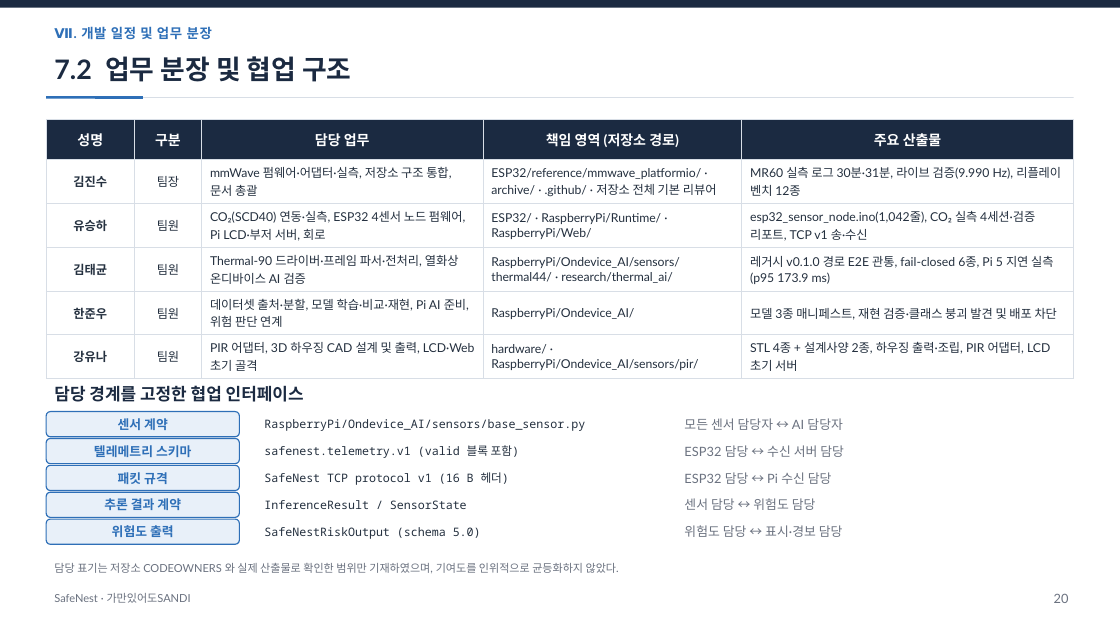
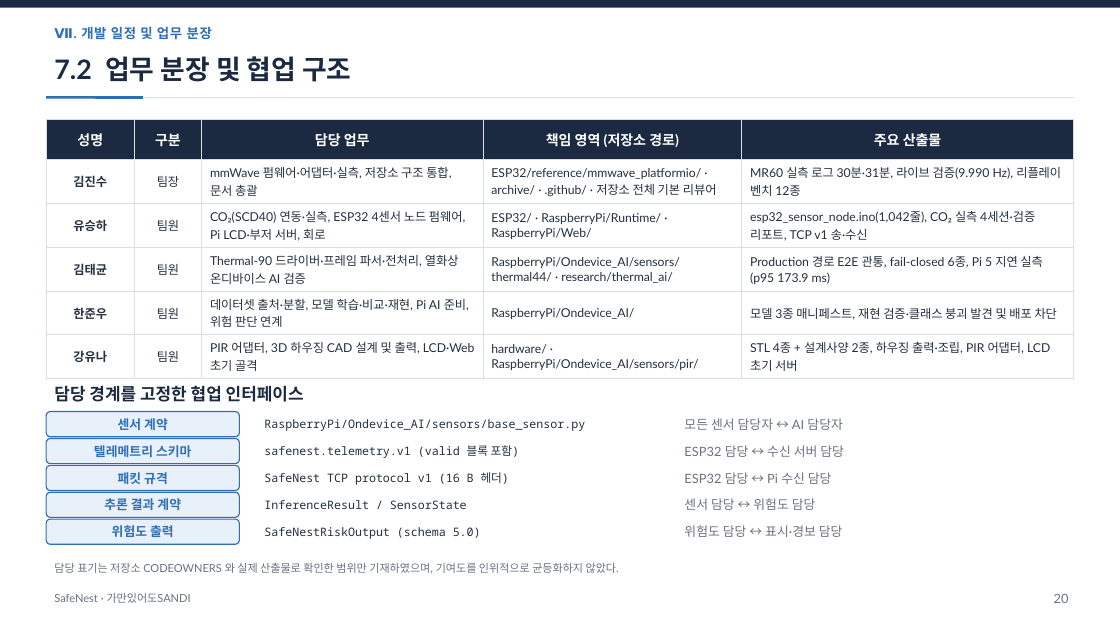
Before and after one commit to jinsu1011/safenest-embedded-competition, a slide deck: slide 21 of final-report/2026ESWContest_자유공모_가만있어도SANDI_개발완료보고서.pptx. Drawn at 1120x630 pixels with LibreOffice and Linux fonts; fonts in the diff are those of the drawing. Boxes give left, top, right and bottom in pixels: in the first picture for what was removed or moved away, otherwise in the second. Text is boxed around its words. In the diff, an @@ line names an element or a change of style, - is before the commit and + after.

```diff
--- a/final-report/2026ESWContest_자유공모_가만있어도SANDI_개발완료보고서.pptx
+++ b/final-report/2026ESWContest_자유공모_가만있어도SANDI_개발완료보고서.pptx
@@ table at (x1=46, y1=119, x2=1074, y2=375) @@
-row 4, column 5: 레거시 v0.1.0 경로 E2E 관통, fail-closed 6종, Pi 5 지연 실측(p95 173.9 ms)
+row 4, column 5: Production 경로 E2E 관통, fail-closed 6종, Pi 5 지연 실측(p95 173.9 ms)
```
Also in this commit, not shown: 8 other slides changed, 12 other files.
